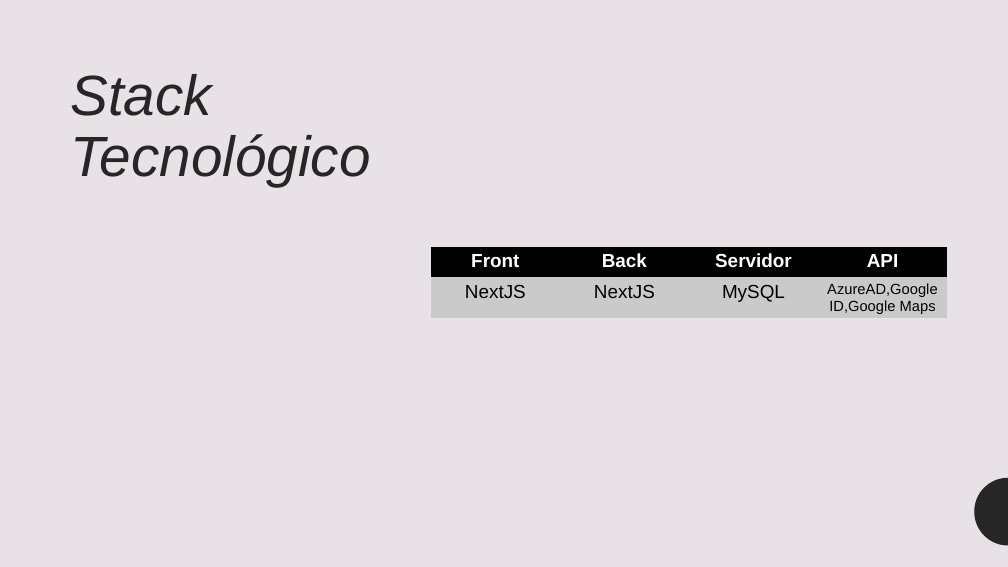
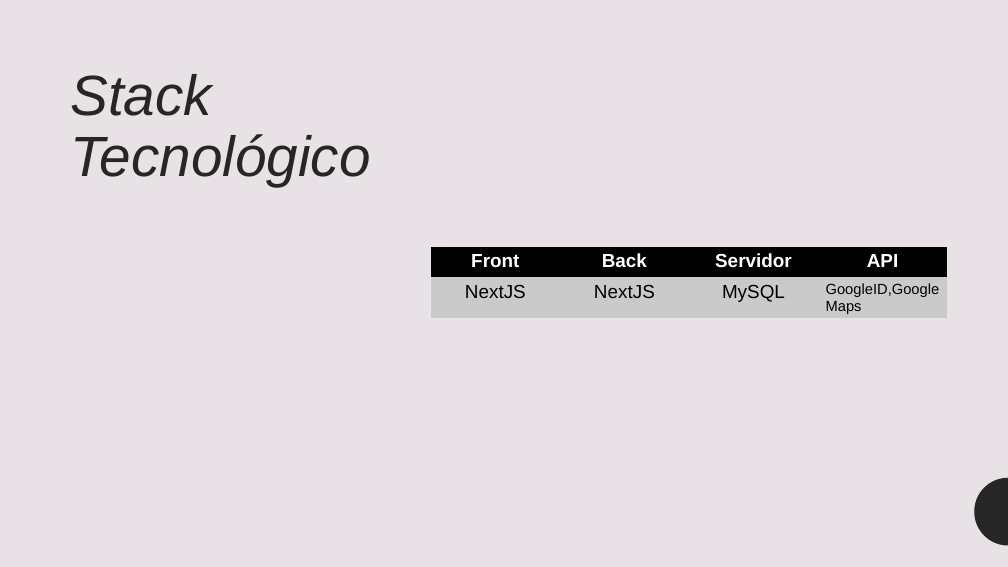
Before and after one commit to Bastian-Bouffanais/capstone_inmobiliapp, a slide deck: slide 12 of Fase 3/Evidencias Grupales/Presentación final del Proyecto.pptx. Drawn at 1008x567 pixels with LibreOffice and Linux fonts; fonts in the diff are those of the drawing. Boxes give left, top, right and bottom in pixels: in the first picture for what was removed or moved away, otherwise in the second. Text is boxed around its words. In the diff, an @@ line names an element or a change of style, - is before the commit and + after.

```diff
--- a/Fase 3/Evidencias Grupales/Presentación final del Proyecto.pptx
+++ b/Fase 3/Evidencias Grupales/Presentación final del Proyecto.pptx
@@ table at (431,247,948,495) @@
-row 2, column 4: AzureAD,GoogleID,Google Maps
+row 2, column 4: GoogleID,Google Maps
```
Also in this commit, not shown: 4 other slides changed, 2 slides added, 2 slides removed.
